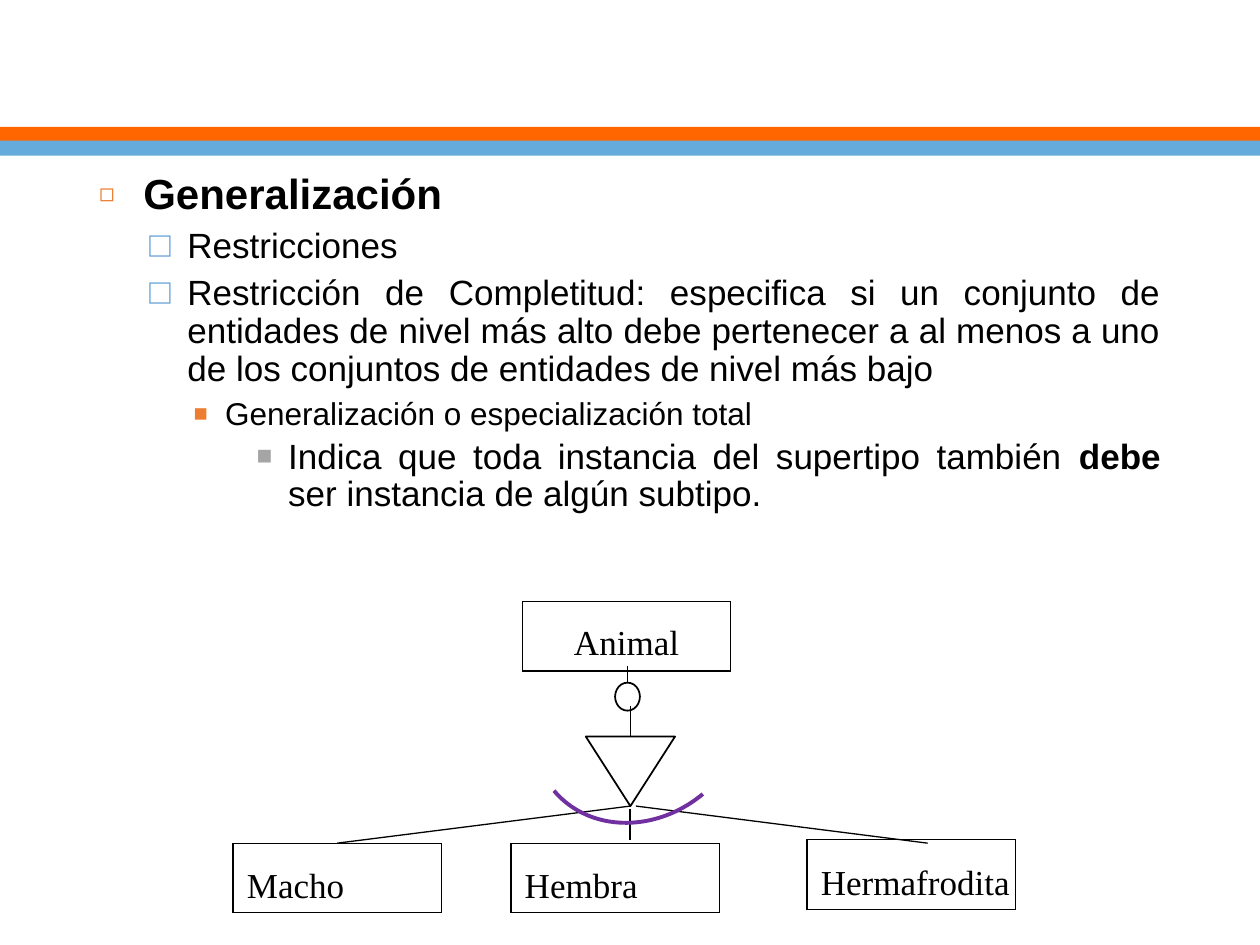
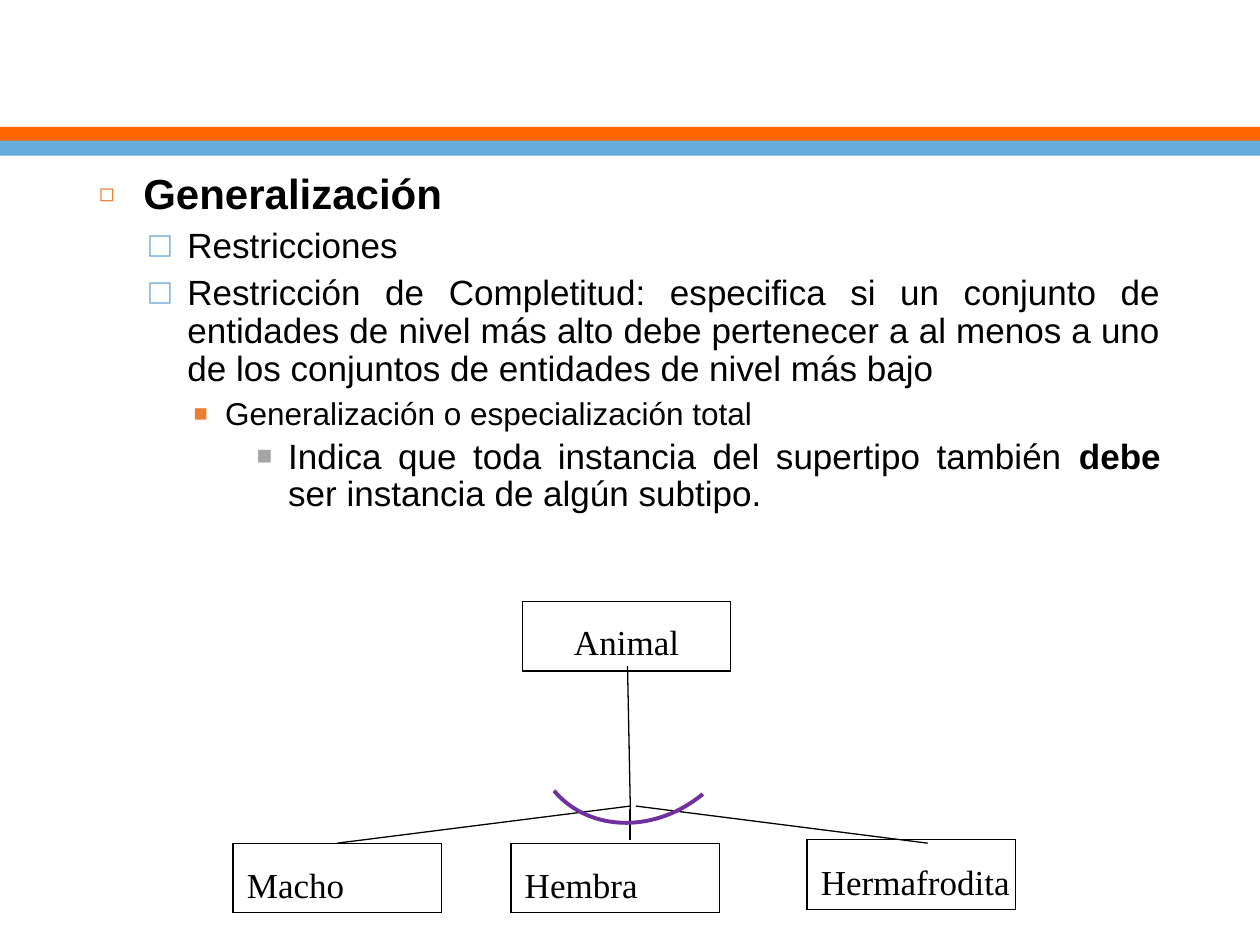
Before and after one commit to ejimenezdelgado/funda_db_miercoles_1_2020_tarde, a slide deck: slide 20 of Clase 3/Clase3.pptx. Drawn at 1260x945 pixels with LibreOffice and Linux fonts; fonts in the diff are those of the drawing; background and template pictures are left out. Boxes give left, top, right and bottom in pixels: in the first picture for what was removed or moved away, otherwise in the second. Text is boxed around its words. In the diff, an @@ line names an element or a change of style, - is before the commit and + after.

```diff
--- a/Clase 3/Clase3.pptx
+++ b/Clase 3/Clase3.pptx
@@ ellipse removed at [615,683,640,711] @@
@@ line moved from (627, 667) - (627, 683) to (627, 667) - (630, 809) @@
@@ line removed from (630, 706) to (630, 736) @@
@@ triangle removed at [586,736,675,805] @@
```
Also in this commit, not shown: 6 other slides changed, 6 other files.
